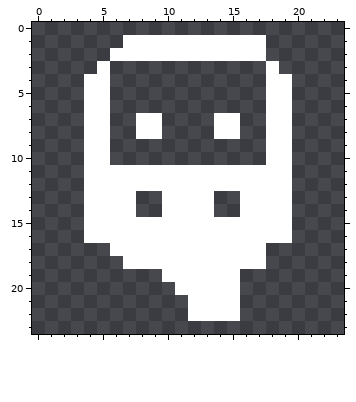
Pixel-art sprite -- .fvwm/images/icons/dock/dwarfort.png. Above, as it was before the edit.
The file is 24x24 pixels. Pixels under 10% opacity are left out. Colours within 5 levels of each other are drawn and written as one.
Once edited:
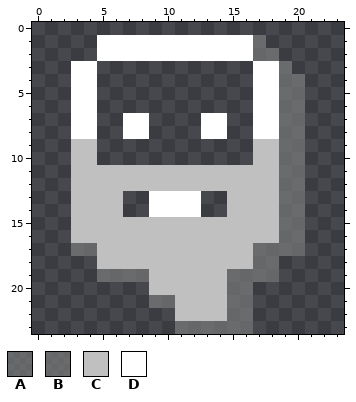
Palette (. is transparent): A #8080809a  B #808080a0  C #c0c0c0  D #ffffff
Change:
@@ x 0..23 @@
  0 ........................
- 1 .......DDDDDDDDDDD......
- 2 ......DDDDDDDDDDDD......
- 3 .....D............D.....
- 4 ....DD............DD....
- 5 ....DD............DD....
- 6 ....DD............DD....
- 7 ....DD..DD....DD..DD....
- 8 ....DD..DD....DD..DD....
- 9 ....DD............DD....
-10 ....DD............DD....
-11 ....DDDDDDDDDDDDDDDD....
-12 ....DDDDDDDDDDDDDDDD....
-13 ....DDDD..DDDD..DDDD....
-14 ....DDDD..DDDD..DDDD....
-15 ....DDDDDDDDDDDDDDDD....
-16 ....DDDDDDDDDDDDDDDD....
-17 ......DDDDDDDDDDDD......
-18 .......DDDDDDDDDDD......
-19 ..........DDDDDD........
-20 ...........DDDDD........
-21 ............DDDD........
-22 ............DDDD........
-23 ........................
+ 1 .....DDDDDDDDDDDDB......
+ 2 .....DDDDDDDDDDDDBB.....
+ 3 ...DD............DDB....
+ 4 ...DD............DDBB...
+ 5 ...DD............DDBB...
+ 6 ...DD............DDBB...
+ 7 ...DD..DD....DD..DDBB...
+ 8 ...DD..DD....DD..DDBB...
+ 9 ...CC............CCAB...
+10 ...CC............CCBB...
+11 ...CCCCCCCCCCCCCCCCBB...
+12 ...CCCCCCCCCCCCCCCCBB...
+13 ...CCCC..DDDD..CCCCBB...
+14 ...CCCC..DDDD..CCCCBB...
+15 ...CCCCCCCCCCCCCCCCBB...
+16 ...CCCCCCCCCCCCCCCCBB...
+17 ...BBCCCCCCCCCCCCBBBB...
+18 .....CCCCCCCCCCCCBB.....
+19 .....BBBBCCCCCCBBBB.....
+20 .........CCCCCCBB.......
+21 .........BBCCCCBB.......
+22 ...........CCCCBB.......
+23 ...........BBBBBB.......
Pixel boxes of the changes (left, top, right, bottom) in both pictures:
changed: (71, 35, 305, 334)
